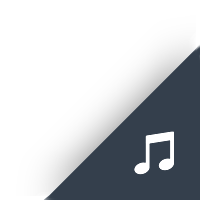
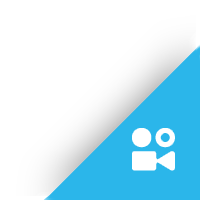
Revision of a layered (200, 200) image; what changed, layer by layer:
showed group "Music_On" (9 layers) over [43, 44, 200, 200]
added layer "Layer 7 copy" in group "Music_On" over [131, 127, 176, 172]
hid group "Music_Off" (9 layers) over [43, 44, 200, 200]
hid "Layer 4" over [131, 126, 178, 178]
